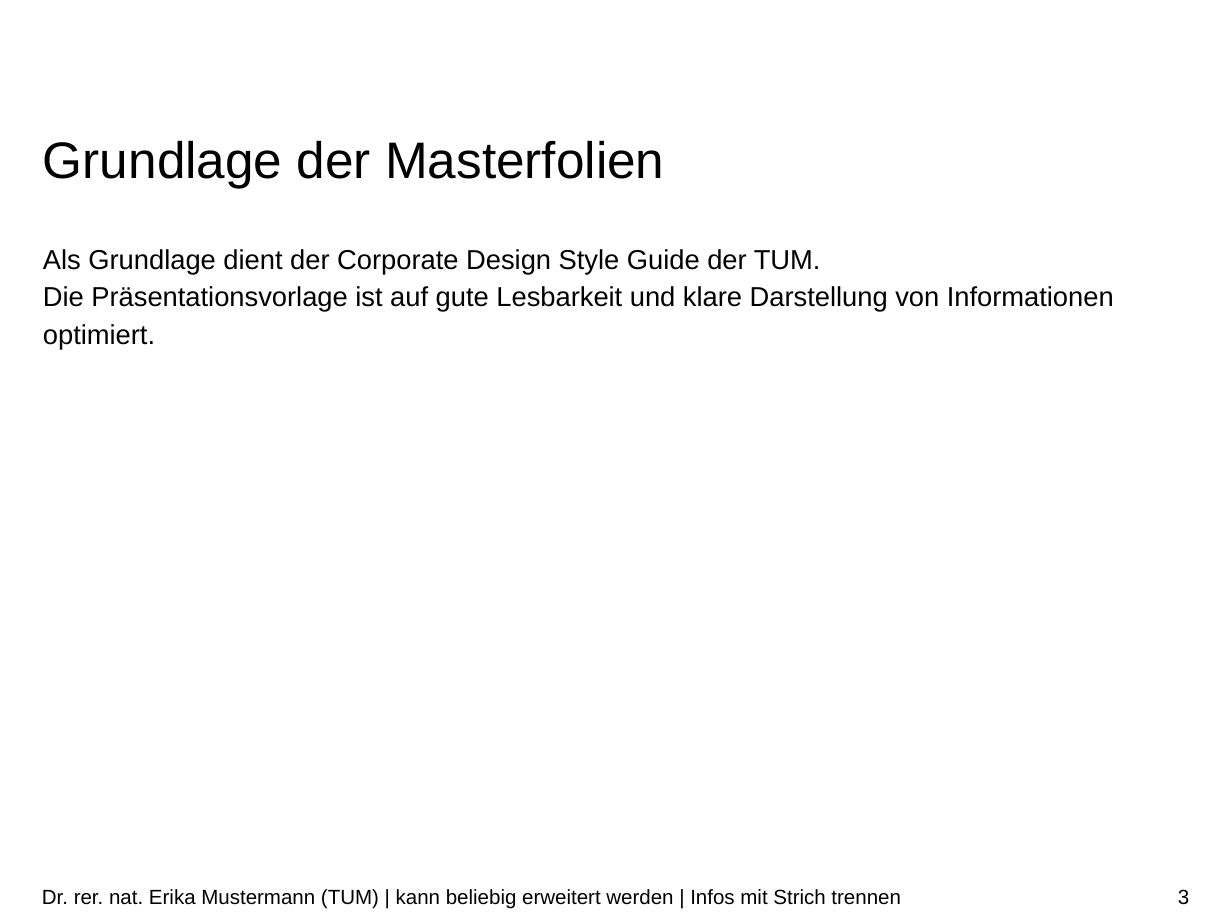
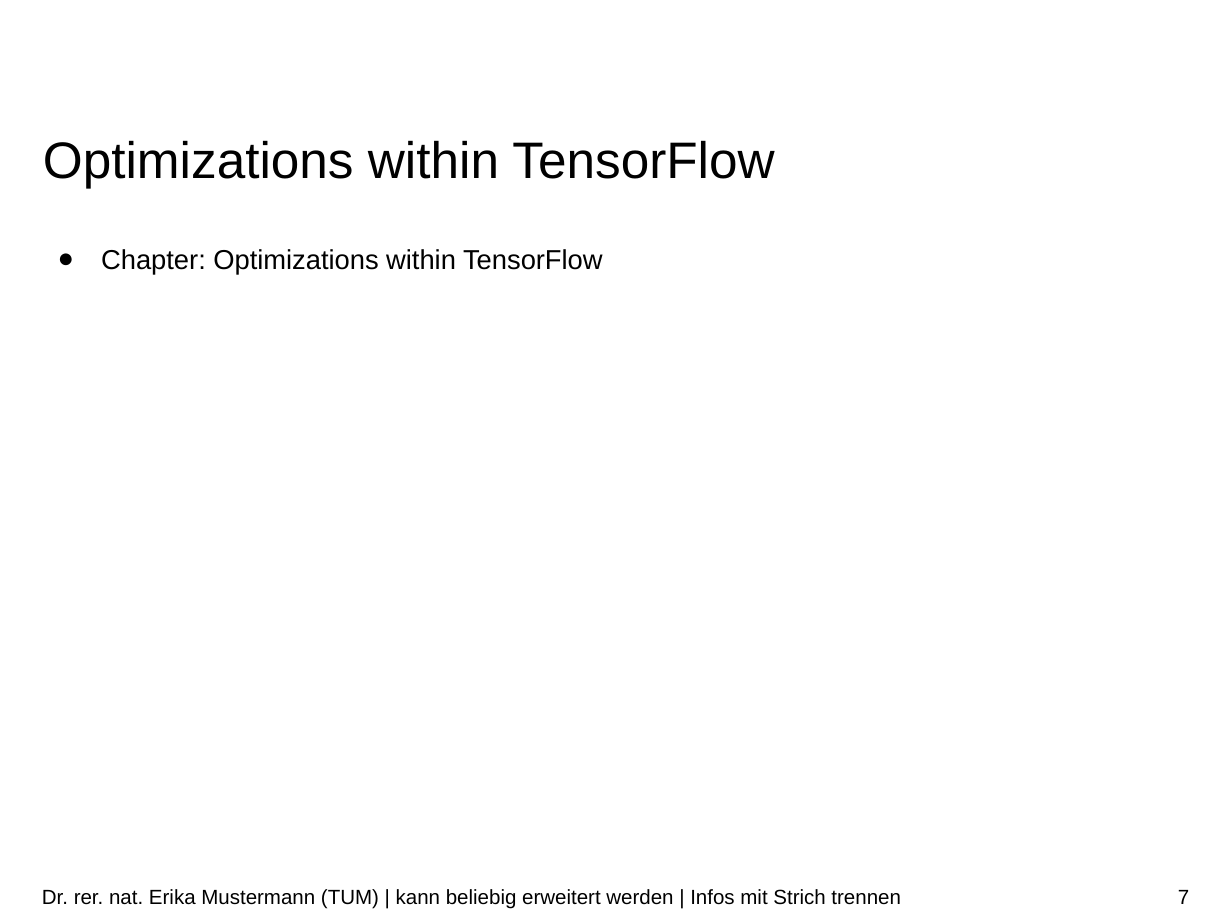
Before and after one commit to ekm01/EPHPC, a slide deck: slide 7 of Presentation/EPHPC_Presentation.odp (slide 3 before the commit). Drawn at 1232x924 pixels with LibreOffice and Linux fonts; fonts in the diff are those of the drawing; background and template pictures are left out. Boxes give left, top, right and bottom in pixels: in the first picture for what was removed or moved away, otherwise in the second. Text is boxed around its words. In the diff, an @@ line names an element or a change of style, - is before the commit and + after.

```diff
--- a/Presentation/EPHPC_Presentation.odp
+++ b/Presentation/EPHPC_Presentation.odp
@@ title at [43, 140, 774, 188]: text changed @@
-Grundlage der Masterfolien
+Optimizations within TensorFlow
@@ text at [101, 249, 603, 275]: text changed @@
-Als Grundlage dient der Corporate Design Style Guide der TUM.
-Die Präsentationsvorlage ist auf gute Lesbarkeit und klare Darstellung von Informationen optimiert.
+● Chapter: Optimizations within TensorFlow
@@ page number at [1178, 890, 1189, 904]: text changed @@
-3
+7
```
Also in this commit, not shown: 6 other slides changed, 12 slides removed, 1 other file.
